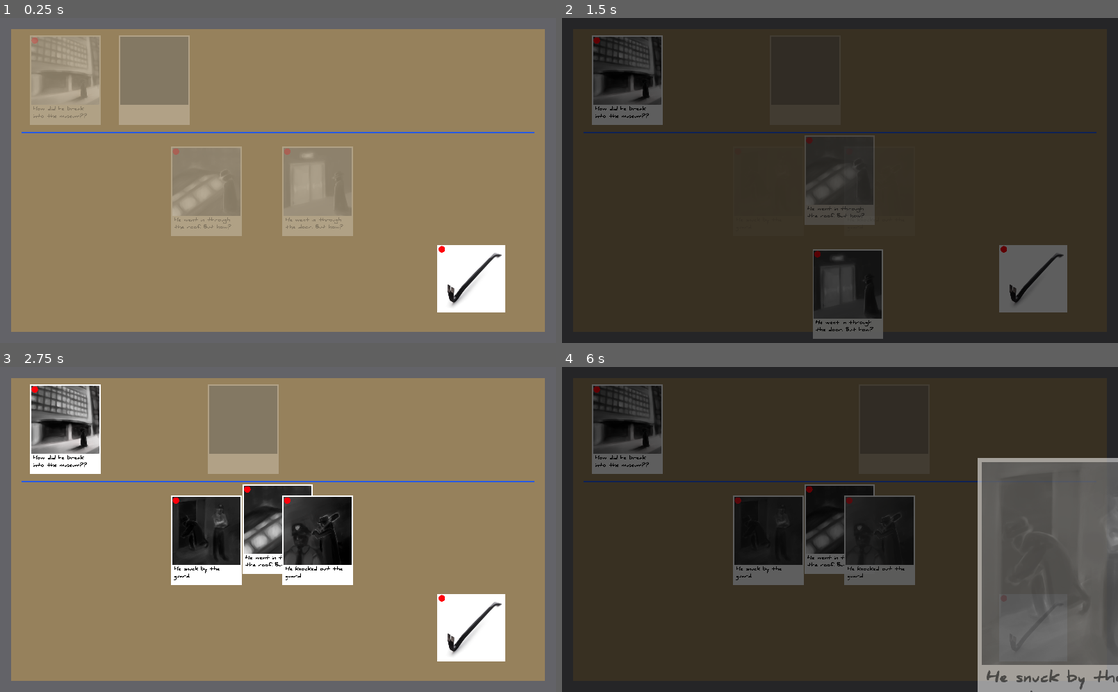
Above: before the commit, frames 1-4 (two rows, left to right).
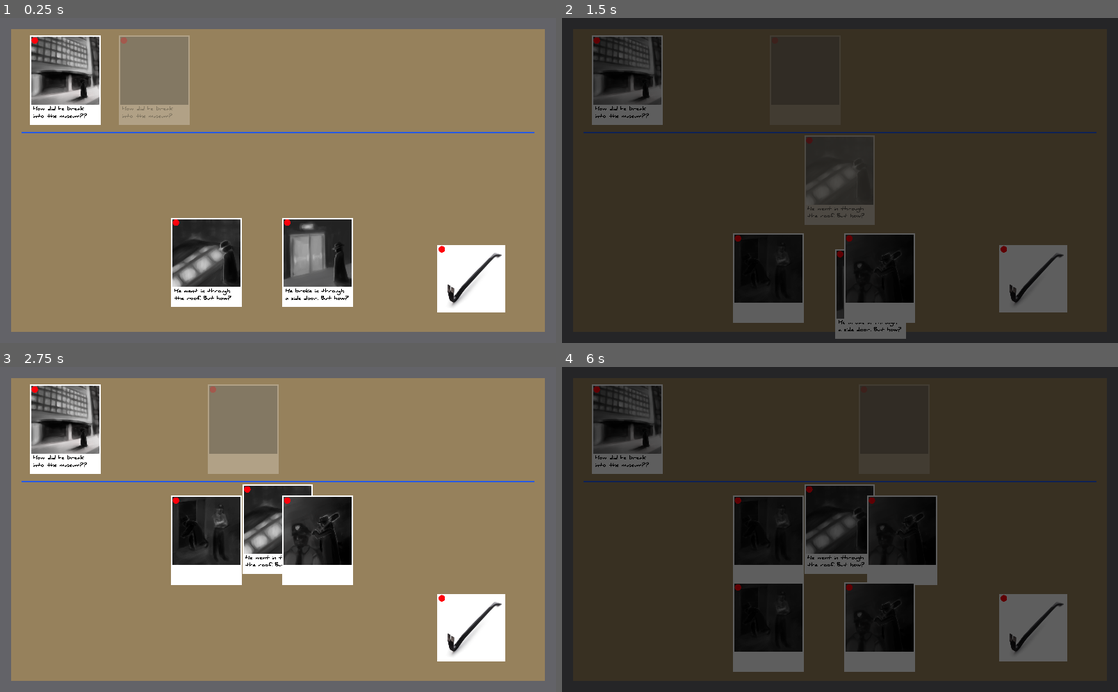
Above: after the commit, the same moments.

Repository: IanWark/VGADGameJamWinter2019
Game: Godot game, scene res://scenes/game_screen.tscn
Two runs of this game, one before a commit and one after it. Both use one fixed random seed, a clock stepped at 60 frames per second and the inputs below.
Inputs (mouse positions are in pixels of both pictures, inside the frame that each line leads up to):
- Up to frame 1 (0.25 s): no input
- Up to frame 2 (1.5 s): move the mouse to (628, 79) at 0.52 s; press the mouse at (628, 79) at 0.53 s; tap Enter at 1.25 s; move the mouse to (717, 79) at 1.27 s; release the mouse at (717, 79) at 1.28 s; right-click (717, 79) at 1.35 s
- Up to frame 3 (2.75 s): move the mouse to (244, 428) at 2.02 s; press the mouse at (244, 428) at 2.03 s
- Up to frame 4 (6 s): tap Space at 2.75, 5 s; move the mouse to (840, 529) at 2.77 s; release the mouse at (840, 529) at 2.78 s; right-click (840, 529) at 2.85 s; move the mouse to (1034, 627) at 3.52 s; press the mouse at (1034, 627) at 3.53 s; tap Enter at 4.25, 5.75 s; move the mouse to (1001, 597) at 4.27 s; release the mouse at (1001, 597) at 4.28 s; right-click (1001, 597) at 4.35 s; move the mouse to (840, 529) at 5.02 s; press the mouse at (840, 529) at 5.03 s; move the mouse to (767, 539) at 5.77 s; release the mouse at (767, 539) at 5.78 s; right-click (767, 539) at 5.85 s

The runs differ from the first frame. In frame 1, 13% of the frame differs, in the area x 5-64%, y 5-89%; in frame 2, 7.3%; in frame 3, 0.1%; in frame 4, 24%, in the area x 30-100%, y 27-100%.
Error before the commit: Attempt to call function 'hide' in base 'null instance' on a null instance. (res://scripts/clue.gd:30)
Error after the commit: Attempt to call function 'hide' in base 'null instance' on a null instance. (res://scripts/events/event_1_unknown.gd:30)

Commit message:
Change animations to move on/off the board

Diff:
--- a/scenes/events/event.tscn
+++ b/scenes/events/event.tscn
@@ -7,11 +7,6 @@
 [ext_resource path="res://fonts/danielbk.ttf" type="DynamicFontData" id=5]
 [ext_resource path="res://art/pin.png" type="Texture" id=6]
 
-[sub_resource type="RectangleShape2D" id=1]
-
-custom_solver_bias = 0.0
-extents = Vector2( 260, 340 )
-
 [sub_resource type="DynamicFont" id=2]
 
 size = 36
@@ -20,6 +15,11 @@
 font_data = ExtResource( 5 )
 _sections_unfolded = [ "Font", "Settings" ]
 
+[sub_resource type="RectangleShape2D" id=1]
+
+custom_solver_bias = 0.0
+extents = Vector2( 260, 340 )
+
 [sub_resource type="Animation" id=3]
 
 resource_name = "create"
@@ -27,7 +27,7 @@
 loop = false
 step = 0.1
 tracks/0/type = "value"
-tracks/0/path = NodePath(".:modulate")
+tracks/0/path = NodePath("background:position")
 tracks/0/interp = 1
 tracks/0/loop_wrap = true
 tracks/0/imported = false
@@ -36,7 +36,7 @@
 "times": PoolRealArray( 0, 1 ),
 "transitions": PoolRealArray( 1, 1 ),
 "update": 0,
-"values": [ Color( 1, 1, 1, 0 ), Color( 1, 1, 1, 1 ) ]
+"values": [ Vector2( 0, 700 ), Vector2( 0, 0 ) ]
 }
 
 [sub_resource type="Animation" id=4]
@@ -45,7 +45,7 @@
 loop = false
 step = 0.1
 tracks/0/type = "value"
-tracks/0/path = NodePath(".:modulate")
+tracks/0/path = NodePath("background:position")
 tracks/0/interp = 1
 tracks/0/loop_wrap = true
 tracks/0/imported = false
@@ -54,7 +54,7 @@
 "times": PoolRealArray( 0, 1 ),
 "transitions": PoolRealArray( 1, 1 ),
 "update": 0,
-"values": [ Color( 1, 1, 1, 1 ), Color( 1, 1, 1, 0 ) ]
+"values": [ Vector2( 0, 0 ), Vector2( 2000, 0 ) ]
 }
 
 [sub_resource type="Animation" id=5]
@@ -75,7 +75,7 @@
 "values": [ Color( 1, 1, 1, 0.501961 ), Color( 1, 1, 1, 1 ) ]
 }
 
-[node name="event" type="Sprite" index="0"]
+[node name="event" type="Sprite"]
 
 scale = Vector2( 0.25, 0.25 )
 texture = ExtResource( 1 )
@@ -85,28 +85,15 @@
 [node name="background" type="Sprite" parent="." index="0"]
 
 texture = ExtResource( 3 )
+_sections_unfolded = [ "Transform" ]
 
-[node name="Area2D" type="Area2D" parent="." index="1"]
-
-input_pickable = true
-gravity_vec = Vector2( 0, 1 )
-gravity = 98.0
-linear_damp = 0.1
-angular_damp = 1.0
-audio_bus_override = false
-audio_bus_name = "Master"
-
-[node name="CollisionShape2D" type="CollisionShape2D" parent="Area2D" index="0"]
-
-shape = SubResource( 1 )
-
-[node name="Image" type="Sprite" parent="." index="2"]
+[node name="Image" type="Sprite" parent="background" index="0"]
 
 position = Vector2( 0, -70 )
 texture = ExtResource( 4 )
 _sections_unfolded = [ "Transform" ]
 
-[node name="Label" type="RichTextLabel" parent="." index="3"]
+[node name="Label" type="RichTextLabel" parent="background" index="1"]
 
 anchor_left = 0.0
 anchor_top = 1.0
@@ -137,13 +124,27 @@
 override_selected_font_color = false
 _sections_unfolded = [ "custom_colors", "custom_fonts" ]
 
-[node name="Pin" type="Sprite" parent="." index="4"]
+[node name="Pin" type="Sprite" parent="background" index="2"]
 
 position = Vector2( -223.804, -293.952 )
 texture = ExtResource( 6 )
 _sections_unfolded = [ "Transform" ]
 
-[node name="AnimationPlayer" type="AnimationPlayer" parent="." index="5"]
+[node name="Area2D" type="Area2D" parent="." index="1"]
+
+input_pickable = true
+gravity_vec = Vector2( 0, 1 )
+gravity = 98.0
+linear_damp = 0.1
+angular_damp = 1.0
+audio_bus_override = false
+audio_bus_name = "Master"
+
+[node name="CollisionShape2D" type="CollisionShape2D" parent="Area2D" index="0"]
+
+shape = SubResource( 1 )
+
+[node name="AnimationPlayer" type="AnimationPlayer" parent="." index="2"]
 
 root_node = NodePath("..")
 autoplay = ""
--- a/scenes/events/event_1_a.tscn
+++ b/scenes/events/event_1_a.tscn
@@ -8,10 +8,10 @@
 
 script = ExtResource( 2 )
 
-[node name="Image" parent="." index="2"]
+[node name="Image" parent="background" index="0"]
 
 texture = ExtResource( 3 )
 
-[node name="Label" parent="." index="3"]
+[node name="Label" parent="background" index="1"]
 
 text = "He went in through the roof. But how?"
--- a/scenes/events/event_1_b.tscn
+++ b/scenes/events/event_1_b.tscn
@@ -8,10 +8,10 @@
 
 script = ExtResource( 2 )
 
-[node name="Image" parent="." index="2"]
+[node name="Image" parent="background" index="0"]
 
 texture = ExtResource( 3 )
 
-[node name="Label" parent="." index="3"]
+[node name="Label" parent="background" index="1"]
 
-text = "He went in through the door. But how?"
+text = "He broke in through a side door. But how?"
--- a/scenes/events/event_1_unknown.tscn
+++ b/scenes/events/event_1_unknown.tscn
@@ -1,8 +1,17 @@
-[gd_scene load_steps=3 format=2]
+[gd_scene load_steps=4 format=2]
 
 [ext_resource path="res://scenes/events/event_unknown.tscn" type="PackedScene" id=1]
 [ext_resource path="res://scripts/events/event_1_unknown.gd" type="Script" id=2]
+[ext_resource path="res://art/events/event_unknown.png" type="Texture" id=3]
 
 [node name="event_unknown" instance=ExtResource( 1 )]
 
 script = ExtResource( 2 )
+
+[node name="Image" parent="background" index="0"]
+
+texture = ExtResource( 3 )
+
+[node name="Label" parent="background" index="1"]
+
+text = "How did he break into the museum?"
--- a/scenes/events/event_2_a.tscn
+++ b/scenes/events/event_2_a.tscn
@@ -4,14 +4,14 @@
 [ext_resource path="res://scripts/events/event_2_a.gd" type="Script" id=2]
 [ext_resource path="res://art/events/event_2_a.png" type="Texture" id=3]
 
-[node name="event_2_a" index="0" instance=ExtResource( 1 )]
+[node name="event_2_a" instance=ExtResource( 1 )]
 
 script = ExtResource( 2 )
 
-[node name="Image" parent="." index="2"]
+[node name="Image" parent="background" index="0"]
 
 texture = ExtResource( 3 )
 
-[node name="Label" parent="." index="3"]
+[node name="Label" parent="background" index="1"]
 
-text = "He snuck by the guard"
+text = ""
--- a/scenes/events/event_2_b.tscn
+++ b/scenes/events/event_2_b.tscn
@@ -8,10 +8,10 @@
 
 script = ExtResource( 2 )
 
-[node name="Image" parent="." index="2"]
+[node name="Image" parent="background" index="0"]
 
 texture = ExtResource( 3 )
 
-[node name="Label" parent="." index="3"]
+[node name="Label" parent="background" index="1"]
 
-text = "He knocked out the guard"
+text = ""
--- a/scenes/events/event_unknown.tscn
+++ b/scenes/events/event_unknown.tscn
@@ -31,32 +31,24 @@
 [node name="background" parent="." index="0"]
 
 modulate = Color( 1, 1, 1, 0.501961 )
-_sections_unfolded = [ "Material", "Visibility" ]
-
-[node name="Image" parent="." index="2"]
-
-modulate = Color( 1, 1, 1, 0.501961 )
-texture = ExtResource( 3 )
 _sections_unfolded = [ "Material", "Transform", "Visibility" ]
 
-[node name="Label" parent="." index="3"]
+[node name="Image" parent="background" index="0"]
 
-visible = false
-_sections_unfolded = [ "Visibility", "custom_colors" ]
+texture = ExtResource( 3 )
 
-[node name="Pin" parent="." index="4"]
+[node name="Label" parent="background" index="1"]
 
-visible = false
-_sections_unfolded = [ "Transform", "Visibility" ]
+text = ""
 
-[node name="halo" type="Sprite" parent="." index="5"]
+[node name="AnimationPlayer" parent="." index="2"]
+
+anims/halo = SubResource( 1 )
+
+[node name="halo" type="Sprite" parent="." index="3"]
 
 modulate = Color( 0.957031, 0.845463, 0.242996, 0.495776 )
 scale = Vector2( 1.1, 1.1 )
 z_index = -1
 texture = ExtResource( 4 )
 _sections_unfolded = [ "Transform", "Visibility" ]
-
-[node name="AnimationPlayer" parent="." index="6"]
-
-anims/halo = SubResource( 1 )
--- a/scripts/events/event_0_jam.gd
+++ b/scripts/events/event_0_jam.gd
@@ -6,7 +6,5 @@
 	set_locked()
 	locked_event = true
 
-#func _process(delta):
-#	# Called every frame. Delta is time since last frame.
-#	# Update game logic here.
-#	pass
+	anim_player.stop()
+	position = Vector2(0, 0)
